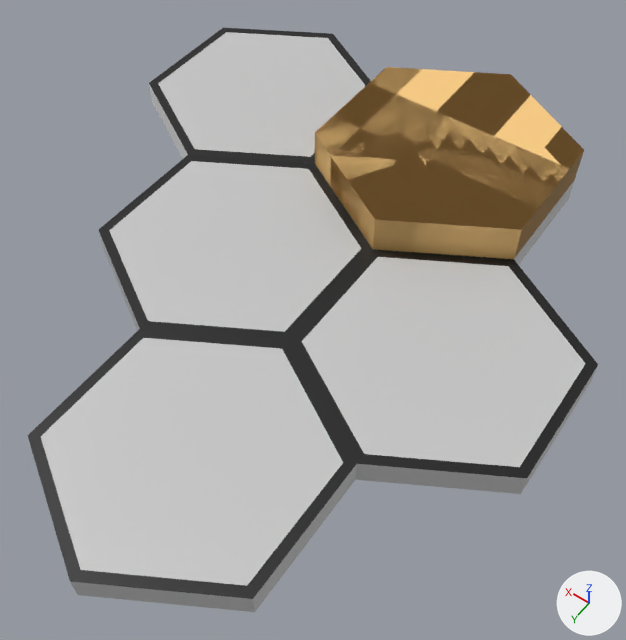
Renders of the Blender file models/base_game/walls/2wall.blend from each side of a commit.
Rendered twice from a 50 mm camera at (-2.11, 4.69, 4.58) aimed at (0.07, 1.64, -0.21). Every picture has the same lights, and +X, +Y and +Z are marked at lower right. The first picture is the older version.

Objects in the first picture: 'BaseTile', 'VaromaCliff', 'VaromaCliff1', 'VaromaCliff2', 'VaromaCliff3', 'VaromaCliff4', 'VaromaCliff5', 'VaromaCliff6' and 1 more.
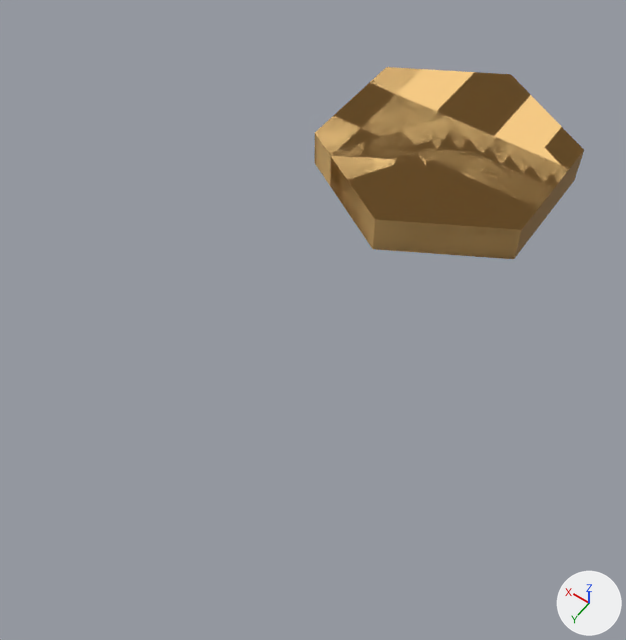
Boxes (x1, y1, x2, y2) around the edits, measured in the pictures (626 x 640 px):
'BaseTile', deleted: before (28, 28, 598, 612)

Diff of the bpy script that builds the scene:
```diff
--- a/models/base_game/walls/2wall.blend.py
+++ b/models/base_game/walls/2wall.blend.py
@@ ob_basetile @@
-ob_basetile = bpy.data.objects.new('BaseTile', me_cylinder_001)
-ob_basetile.location = (0.0, 0.0, -0.2)
```
